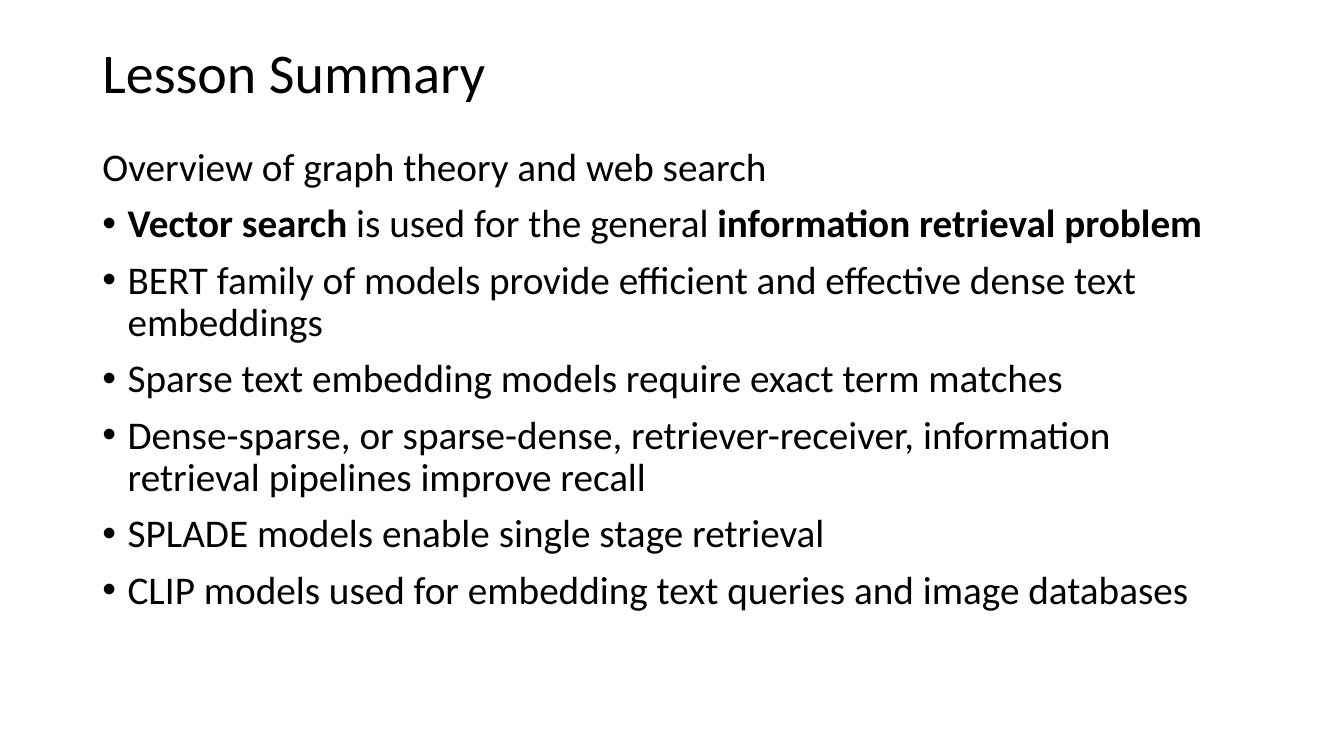
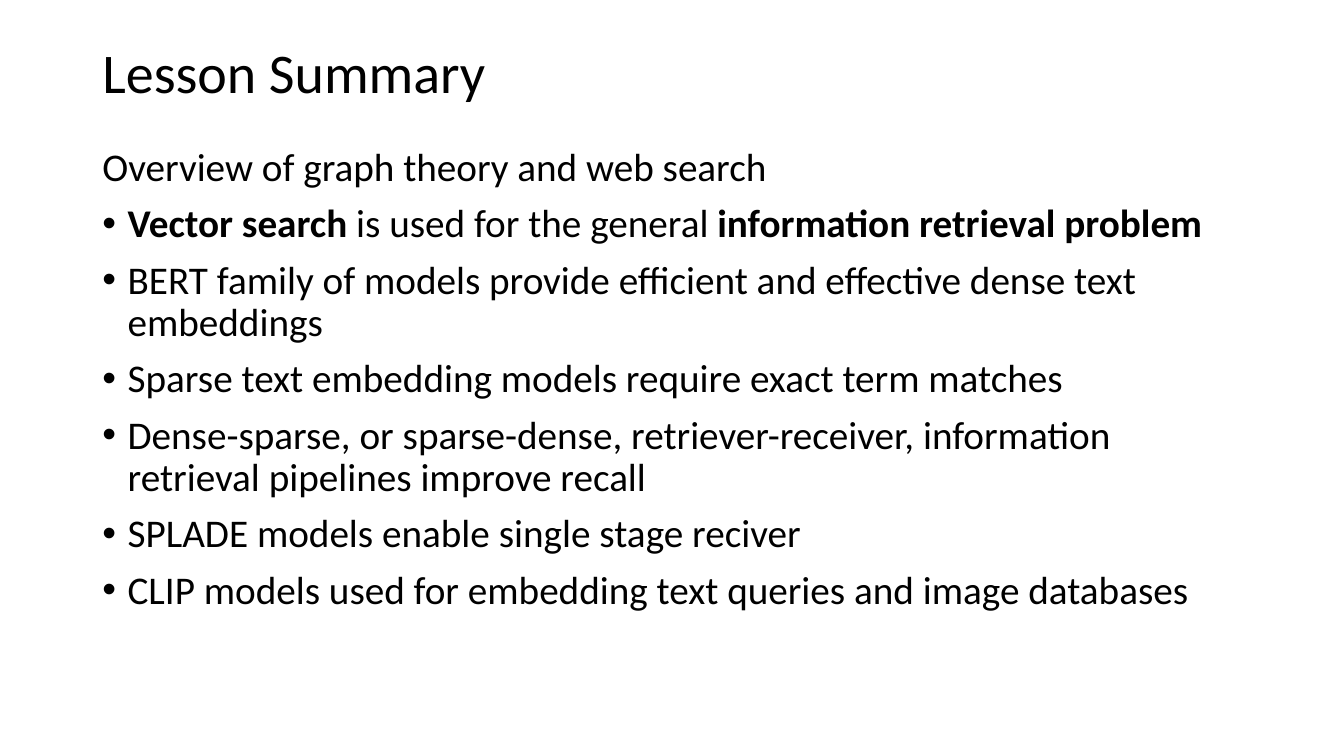
Before and after one commit to harelgabainew/school1, a slide deck: slide 65 of slides/6_InformationRetrievalSearch.pptx. Drawn at 1344x756 pixels with LibreOffice and Linux fonts; fonts in the diff are those of the drawing. Boxes give left, top, right and bottom in pixels: in the first picture for what was removed or moved away, otherwise in the second. Text is boxed around its words. In the diff, an @@ line names an element or a change of style, - is before the commit and + after.

Commit message:
fixed typos from lecture

```diff
--- a/slides/6_InformationRetrievalSearch.pptx
+++ b/slides/6_InformationRetrievalSearch.pptx
@@ text at (128, 519, 801, 554): text changed @@
-• SPLADE models enable single stage retrieval
+• SPLADE models enable single stage reciver
```
Also in this commit, not shown: 1 other slide changed.
